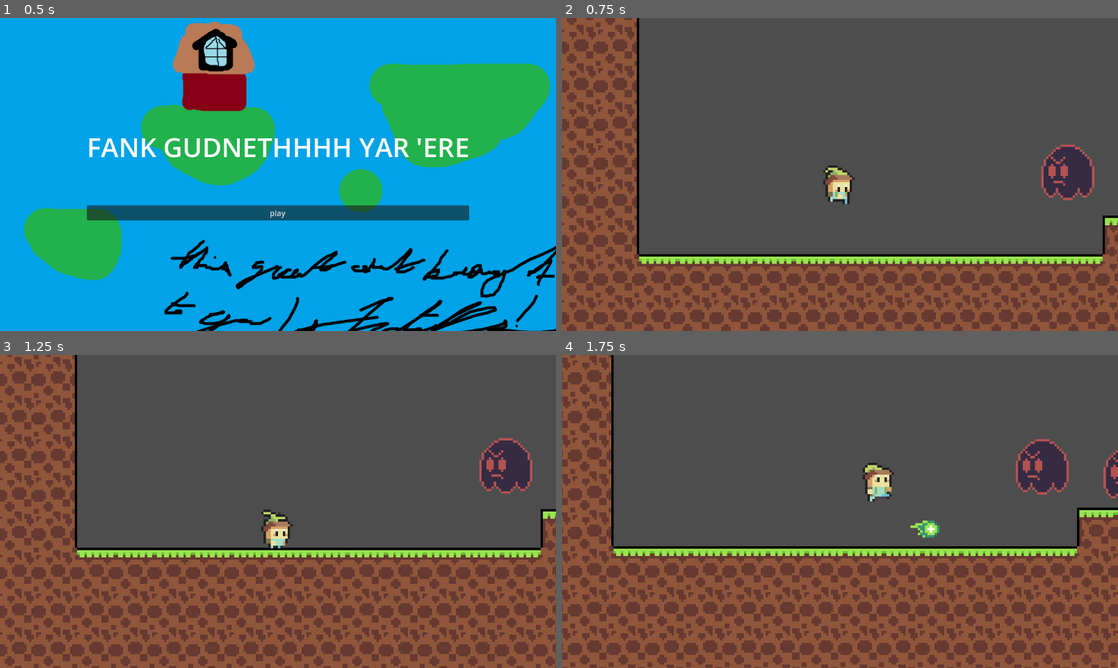
Above: before the commit, frames 1-4 (two rows, left to right).
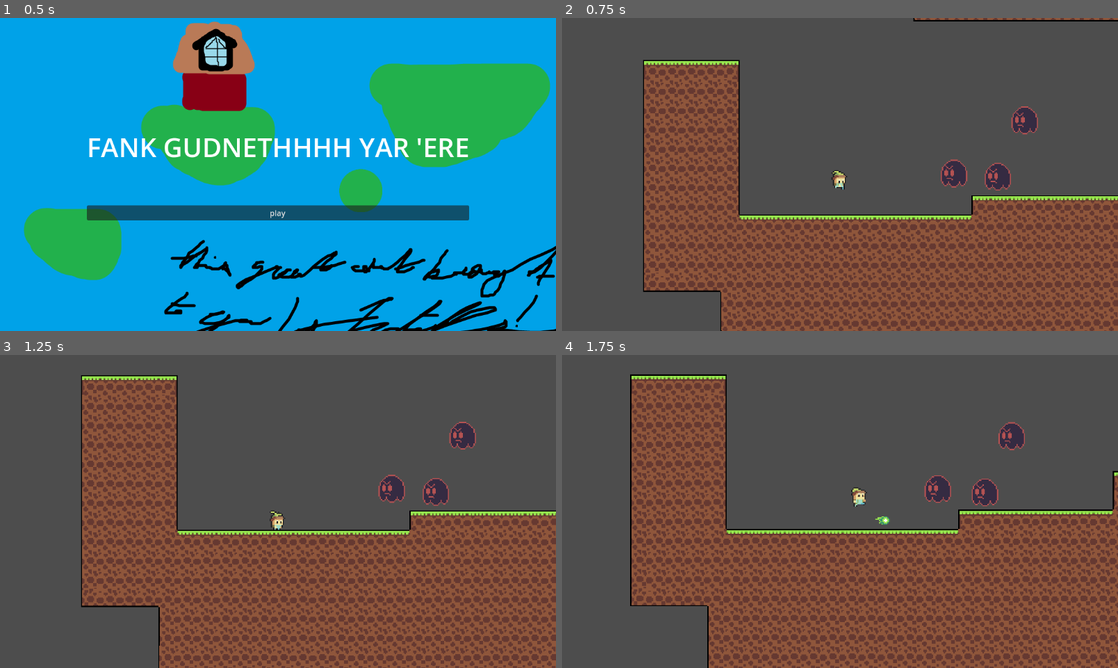
Above: after the commit, the same moments.

Repository: kettle-7/WhereIsSpund
Game: Godot game, scene res://titlescreen.tscn
Two runs of this game, one before a commit and one after it. Both use one fixed random seed, a clock stepped at 60 frames per second and the inputs below.
Inputs:
- Up to frame 1 (0.5 s): no input
- Up to frame 2 (0.75 s): click "play" at 0.5 s
- Up to frame 3 (1.25 s): no input
- Up to frame 4 (1.75 s): hold D (right) from 1.28 s (still down); tap Z (z) at 1.35 s; tap W (up) at 1.52 s

Frame 1 is identical in both runs. In frame 2, 50% of the frame differs, in the area x 0-100%, y 0-100%; in frame 3, 51%; in frame 4, 49%.

Commit message:
finish enemy 1

Diff:
--- a/enemy_01.gd
+++ b/enemy_01.gd
@@ -35,9 +35,3 @@
 func _on_view_area_area_entered(area: Area2D) -> void:
 	if area.name == "pa":
 		can_see_player = true
-
-
-
-func _on_view_area_area_exited(area: Area2D) -> void:
-	if area.name == "pa":
-		can_see_player = false
--- a/enemy_01.tscn
+++ b/enemy_01.tscn
@@ -4,7 +4,7 @@
 [ext_resource type="Texture2D" uid="uid://xttayh55e66p" path="res://enemy_1.png" id="2_t7m7e"]
 
 [sub_resource type="CircleShape2D" id="CircleShape2D_hdsgg"]
-radius = 53.0015
+radius = 71.0011
 
 [sub_resource type="AtlasTexture" id="AtlasTexture_ayrpq"]
 atlas = ExtResource("2_t7m7e")
@@ -44,15 +44,15 @@
 scale = Vector2(1, 1)
 
 [node name="CollisionShape2D" type="CollisionShape2D" parent="View area"]
-position = Vector2(0, -11)
+position = Vector2(-1, -10.8)
 shape = SubResource("CircleShape2D_hdsgg")
-debug_color = Color(0.731785, 0.591757, 0, 0.42)
+debug_color = Color(0.733333, 0.592157, 0, 0.0901961)
 
 [node name="AnimatedSprite2D" type="AnimatedSprite2D" parent="."]
 position = Vector2(0, -15)
 sprite_frames = SubResource("SpriteFrames_ig54x")
 autoplay = "default"
-frame_progress = 0.643571
+frame_progress = 0.431585
 
 [node name="hurtbox" type="Area2D" parent="."]
 
--- a/main.tscn
+++ b/main.tscn
@@ -92,6 +92,7 @@
 position = Vector2(98, 70)
 
 [node name="Camera2D" type="Camera2D" parent="Player"]
+zoom = Vector2(0.5, 0.5)
 position_smoothing_enabled = true
 position_smoothing_speed = 3.0
 
